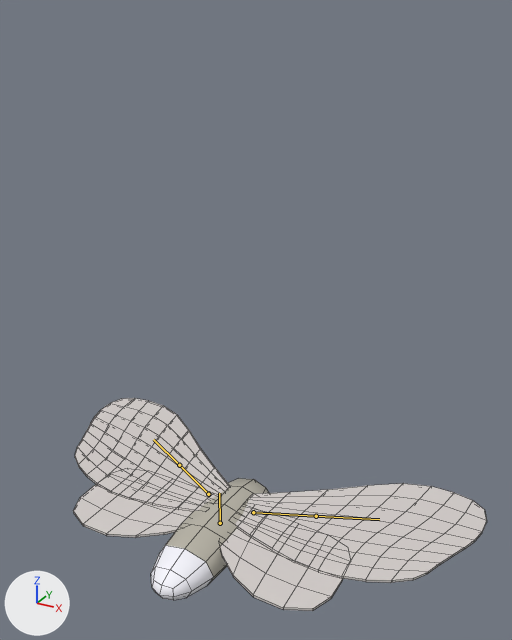
Two versions of the FBX model Assets/Models/Moth/moth.fbx, one commit apart.
Both versions are drawn from a 50 mm camera at (8.0, -12.6, 12.46) aimed at (0.77, 0.53, 5.89). Every picture has the same lights, and +X, +Y and +Z are marked at lower left. The bones that bend it are drawn over the model as lines. Mesh edges are drawn as thin lines.

Names of what the first picture shows: 'Moth.001'.
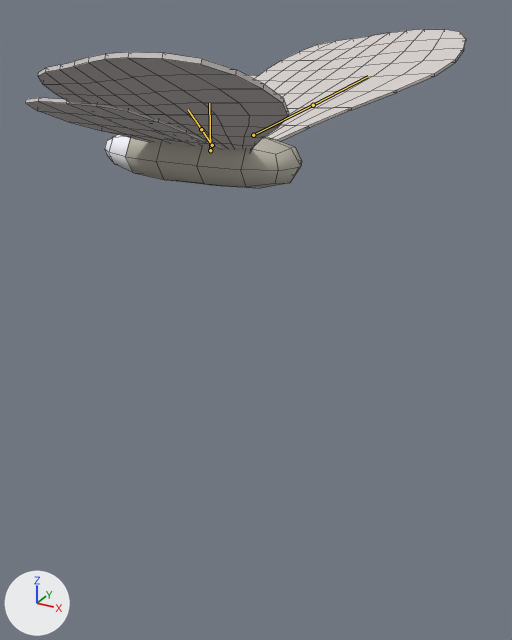
The newer file adds an action. The first version stands in its rest pose; the second is drawn at frame 1 of the action 'Moth|PointAction'.

Location of each change, (x1, y1, x2, y2) in pixels of the pictures (512 x 640 px):
'Moth.001', posed (7% wider, 25% shorter): before (73, 398, 487, 611); after (25, 29, 466, 188)
bone 'Wing R', root to tip: before (253, 512) to (316, 516); after (212, 145) to (201, 129)
bone 'Wing R.001', root to tip: before (208, 494) to (179, 465); after (253, 135) to (313, 105)

What the commit changed:
Object 'Moth' (bone_rig_object) moves from (0.0, 0.0, 0.0) to (0.0, 0.0, 9.62).
Object 'Moth' (bone_rig_object) turns from (0, 0, 90) to (0, 0, 0) degrees about its own x, y and z.
Bone 'Wing R' (bone_wing_r) turns from (0, 0, 0) to (19, -9, -1) degrees about its own x, y and z.
Bone 'Wing R.001' (bone_wing_r_001) turns from (0, 0, 0) to (19, 9, 2) degrees about its own x, y and z.
